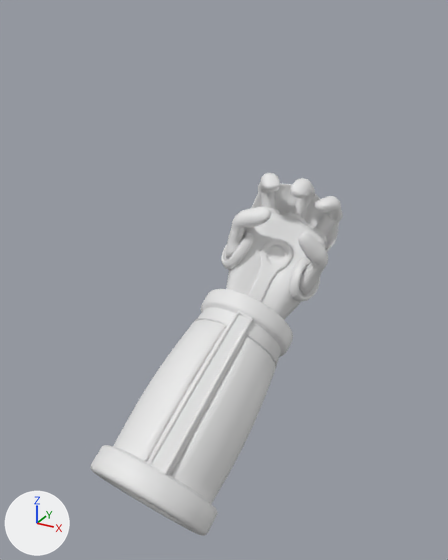
An edit to the FBX model Assets/Models/Avatar/meshes/LeftArm.fbx, drawn before and after from the same camera.
Before and after are seen from a camera (50 mm lens) standing at (1.03, -1.36, 1.35) and looking at (0.0, 0.53, 0.4). Every picture has the same lights, and +X, +Y and +Z are marked at lower left. Both versions are drawn at frame 20 of the action 'Self_Assign'; the numbers are the values there.
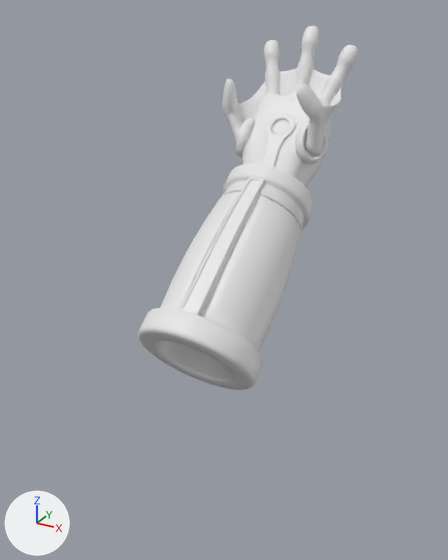
Pixel boxes [x1, y1, x2, y2] of what changed, in the pictures (448 x 560 px; the box of a moved part takes in the faces that stretch with it):
```json
{"object": "Cylinder.001", "change": "reshaped", "before": [91, 173, 343, 536], "after": [138, 26, 358, 390], "on screen": "13% narrower"}
{"part": 1, "of": "me_cylinder_001", "change": "moved or reshaped", "before": [91, 289, 293, 536], "after": [138, 163, 314, 390]}
{"part": 2, "of": "me_cylinder_001", "change": "moved or reshaped", "before": [147, 310, 253, 475], "after": [180, 176, 265, 316]}
{"part": 3, "of": "me_cylinder_001", "change": "moved or reshaped", "before": [284, 213, 307, 226], "after": [288, 91, 297, 95]}
{"part": 4, "of": "me_cylinder_001", "change": "moved or reshaped", "before": [289, 258, 320, 302], "after": [295, 123, 328, 164]}
{"part": 5, "of": "me_cylinder_001", "change": "moved or reshaped", "before": [221, 232, 254, 269], "after": [235, 118, 255, 157]}
{"part": 6, "of": "me_cylinder_001", "change": "moved or reshaped", "before": [248, 239, 292, 302], "after": [262, 113, 296, 167]}
{"part": 7, "of": "me_cylinder_001", "change": "moved or reshaped", "before": [226, 173, 343, 320], "after": [222, 26, 358, 187]}
```

The change, as JSON lines over the scene's bpy script:
```json
{"block": "me_cylinder_001", "where": "# used by ob_cylinder_001; location = (0.0, 0.0, 0.0); rotation_euler = (-1.571, 0.0, 0.0), in degrees (-90, 0, 0); scale = (-1.0, -1.0, -1.0)"}
{"op": "remove", "block": "me_cylinder_001", "code": "me_cylinder_001.from_pydata(...)  # 17517 vertices, 17600 faces; spans x -0.356..0.23, y -0.427..0.768, z -0.925..0.163"}
{"op": "add", "block": "me_cylinder_001", "code": "me_cylinder_001.from_pydata(...)  # 17517 vertices, 17600 faces; spans x -0.232..0.257, y -0.049..1.276, z -1.299..-0.166"}
{"block": "me_cylinder_001", "change": "me_cylinder_001 part 1: the loose piece of 1620 vertices spanning x -0.259..0.23, y -0.405..0.382, z -0.713..0.163 is multiplied about its middle by the matrix ((0.955, 0.281, 0.091), (-0.279, 0.96, -0.036), (-0.098, 0.008, 0.995)), then moved by (0.031, 0.394, -0.329)"}
{"block": "me_cylinder_001", "change": "me_cylinder_001 part 2: the loose piece of 96 vertices spanning x -0.159..-0.039, y -0.048..0.34, z -0.463..0.09 is multiplied about its middle by the matrix ((0.955, 0.281, 0.091), (-0.279, 0.96, -0.036), (-0.098, 0.008, 0.995)), then moved by (0.088, 0.408, -0.32)"}
{"block": "me_cylinder_001", "change": "me_cylinder_001 part 3: the loose piece of 1586 vertices spanning x -0.188..-0.079, y 0.517..0.6, z -0.916..-0.818 is multiplied about its middle by the matrix ((0.959, 0.291, 0.127), (-0.296, 0.965, 0.026), (-0.114, -0.062, 1.002)), then moved by (0.134, 0.425, -0.309)"}
{"block": "me_cylinder_001", "change": "me_cylinder_001 part 4: the loose piece of 1586 vertices spanning x -0.307..-0.226, y 0.321..0.48, z -0.752..-0.6 is multiplied about its middle by the matrix ((0.957, 0.254, 0.119), (-0.248, 0.964, -0.058), (-0.13, 0.026, 0.988)), then moved by (0.116, 0.455, -0.293)"}
{"block": "me_cylinder_001", "change": "me_cylinder_001 part 5: the loose piece of 1586 vertices spanning x -0.055..0.075, y 0.415..0.55, z -0.719..-0.571 is multiplied about its middle by the matrix ((0.9, 0.455, 0.21), (-0.451, 0.916, -0.039), (-0.217, -0.036, 0.984)), then moved by (0.142, 0.363, -0.34)"}
{"block": "me_cylinder_001", "change": "me_cylinder_001 part 6: the loose piece of 240 vertices spanning x -0.196..-0.069, y 0.269..0.529, z -0.753..-0.516 is multiplied about its middle by the matrix ((0.961, 0.307, 0.145), (-0.299, 0.959, -0.035), (-0.151, -0.003, 0.991)), then moved by (0.119, 0.424, -0.311)"}
{"block": "me_cylinder_001", "change": "me_cylinder_001 part 7: 8119 of 17517 vertices moved; they spanned x -0.356..0.077, y -0.17..0.768, z -0.925..-0.074 and now span x -0.213..0.257, y 0.237..1.276, z -1.299..-0.407; mean shift (0.138, 0.425, -0.323); largest move (-0.195, 0.719, -0.716) -> (-0.005, 1.273, -1.292)"}
```
